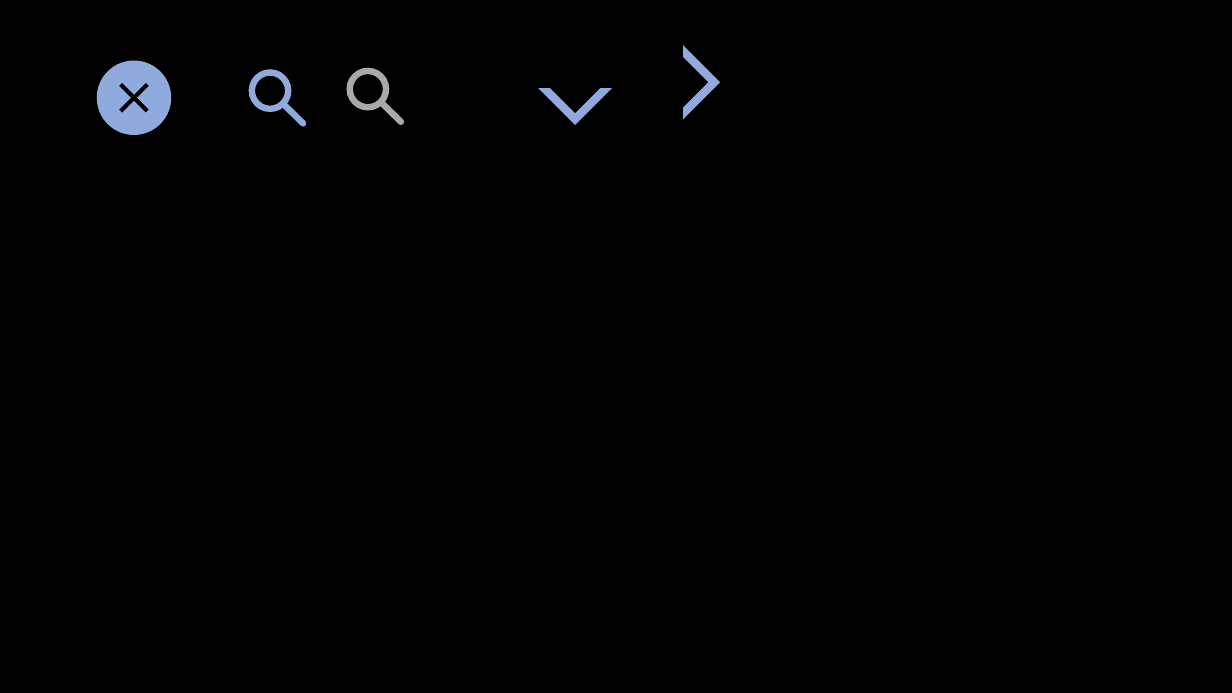
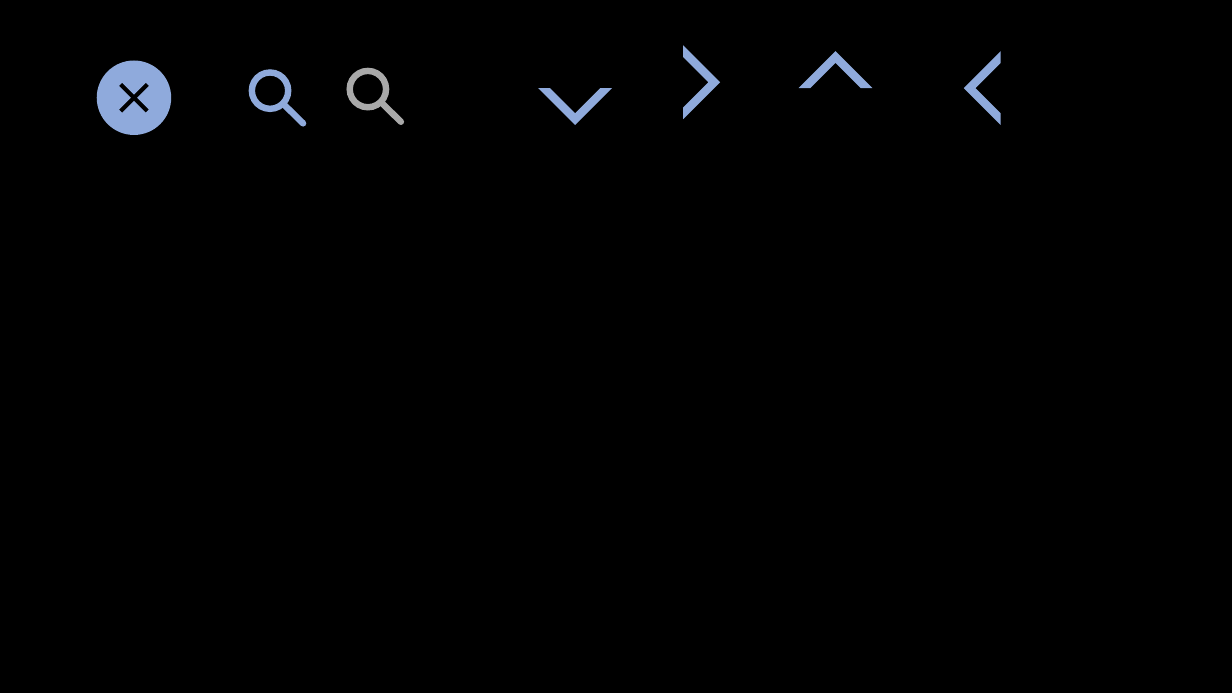
Before and after one commit to calorier/front-end, a slide deck: slide 2 of calorier/src/Common/icons.pptx. Drawn at 1232x693 pixels with LibreOffice and Linux fonts; fonts in the diff are those of the drawing. Boxes give left, top, right and bottom in pixels: in the first picture for what was removed or moved away, otherwise in the second. Text is boxed around its words. In the diff, an @@ line names an element or a change of style, - is before the commit and + after.

```diff
--- a/calorier/src/Common/icons.pptx
+++ b/calorier/src/Common/icons.pptx
@@ freeform shape added at box(799, 51, 873, 126), fill #8FAADC @@
@@ freeform shape added at box(964, 51, 1039, 126), fill #8FAADC @@
```
Also in this commit, not shown: 6 other files.
